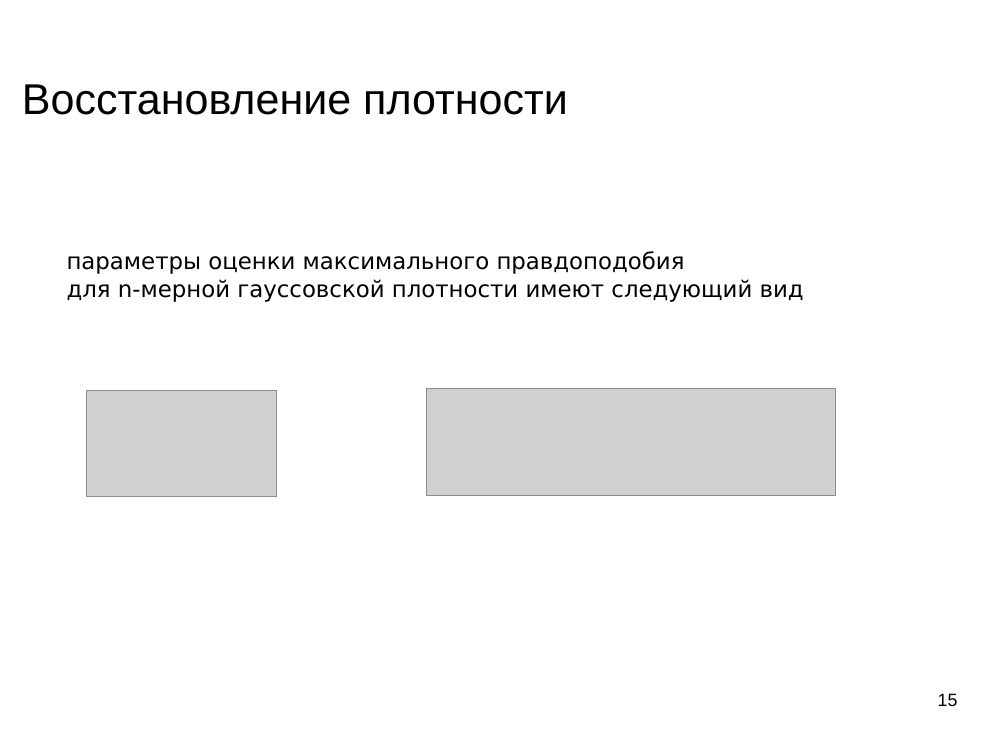
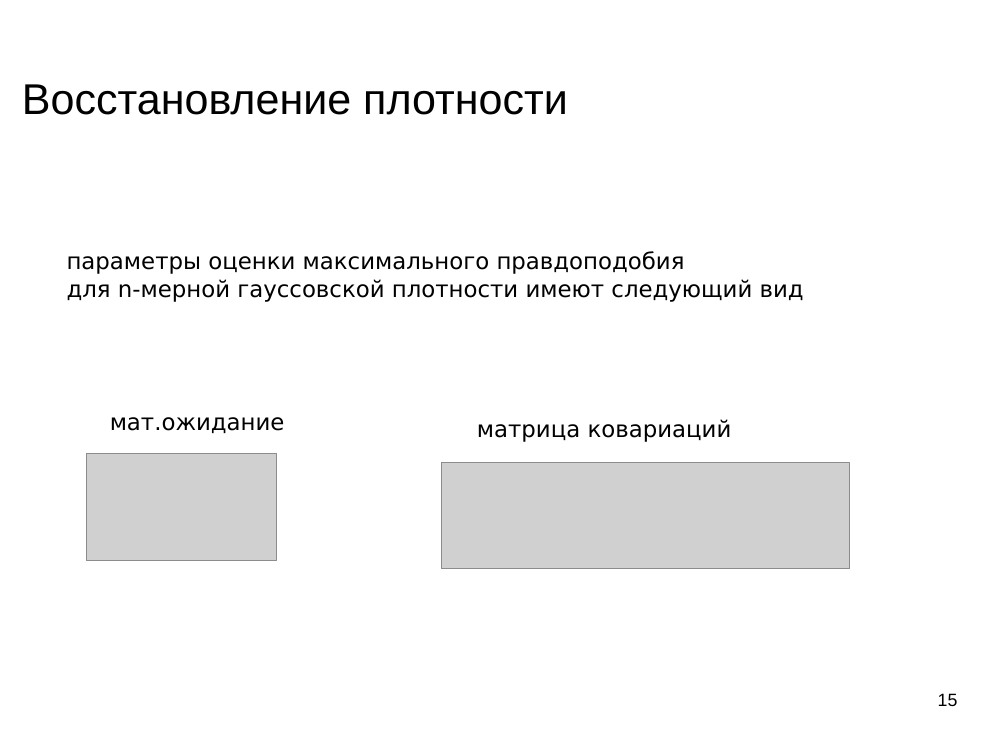
Before and after one commit to mechanoid5/ml_lectorium_legacy, a slide deck: slide 15 of 05-em.odp. Drawn at 1008x756 pixels with LibreOffice and Linux fonts; fonts in the diff are those of the drawing; grey boxes stand for pictures; background and template pictures are left out. Boxes give left, top, right and bottom in pixels: in the first picture for what was removed or moved away, otherwise in the second. Text is boxed around its words. In the diff, an @@ line names an element or a change of style, - is before the commit and + after.

```diff
--- a/05-em.odp
+++ b/05-em.odp
@@ text added at box(110, 417, 285, 433), 18 pt, text #000000 @@
+мат.ожидание
@@ text added at box(477, 419, 732, 442), 18 pt, text #000000 @@
+матрица ковариаций
@@ picture: place and size @@
-picture at box(86, 391, 276, 498)
+picture at box(86, 454, 276, 561)
@@ picture: place and size @@
-picture at box(427, 389, 836, 496)
+picture at box(442, 462, 851, 569)
```
Also in this commit, not shown: 3 other slides changed, 1 other file.
